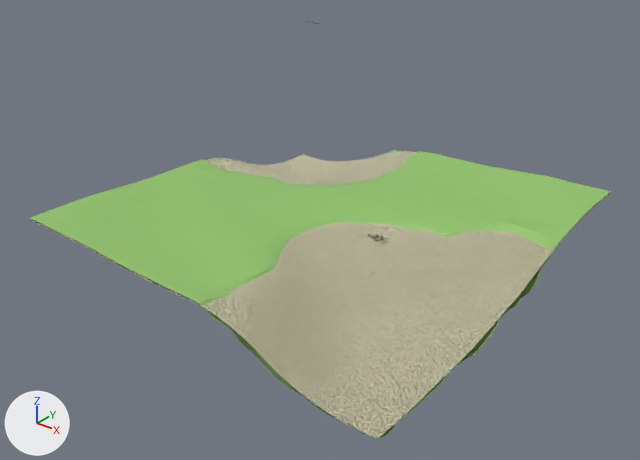
What one commit did to the Blender file blender/cards/3436b.blend.
One viewpoint serves both versions: a 50 mm camera at (26.5, -34.0, 20.4) aimed at (0.4, -1.3, 0.2). The lights are fixed; the arrows at lower left show +X, +Y and +Z. Text is drawn in Blender's own font.

Names of what the first picture shows: 'Grass', 'Sand'.
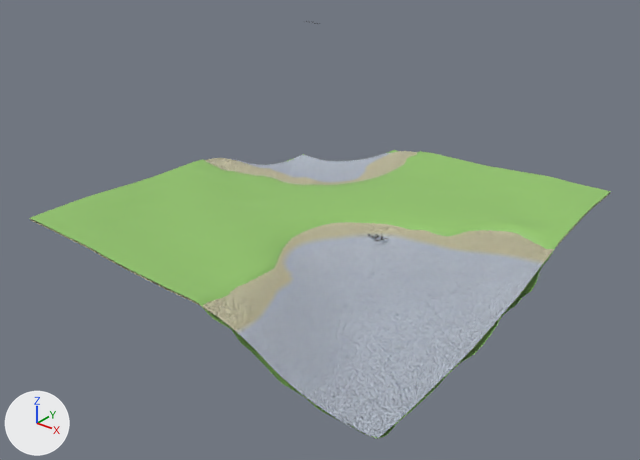
Changed parts and their boxes (x1, y1, x2, y2) in the pictures (640 x 460 px):
'Sand', recoloured (beige to grey)
    both: (235, 153, 545, 439)

Diff of the bpy script that builds the scene:
```diff
--- a/blender/cards/3436b.blend.py
+++ b/blender/cards/3436b.blend.py
@@ mat_terrain_material @@
+mat_terrain_material = bpy.data.materials.new('Terrain Material')
+# nodes: BsdfPrincipled, Bump, MapRange, Mapping, OutputMaterial, SeparateXYZ, TexCoord, TexNoise, ValToRGB
+# colours: blue #306895, white #dde6f3, beige #e7e2be
@@ me_plane_001 @@
 me_plane_001.from_pydata(...)  # 4489 vertices, 4356 faces; spans x -1.0..1.0, y -1.0..1.0, z -0.18..0.09
-me_plane_001.materials.append(mat_sand_material)
+me_plane_001.materials.append(mat_terrain_material)
```
